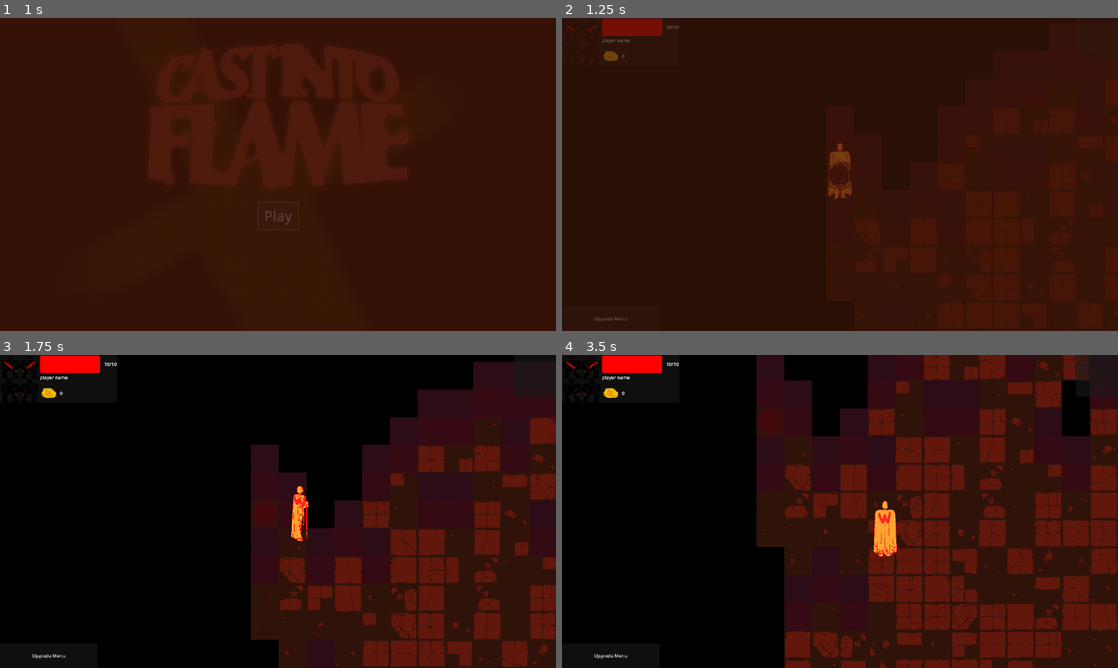
Above: before the commit, frames 1-4 (two rows, left to right).
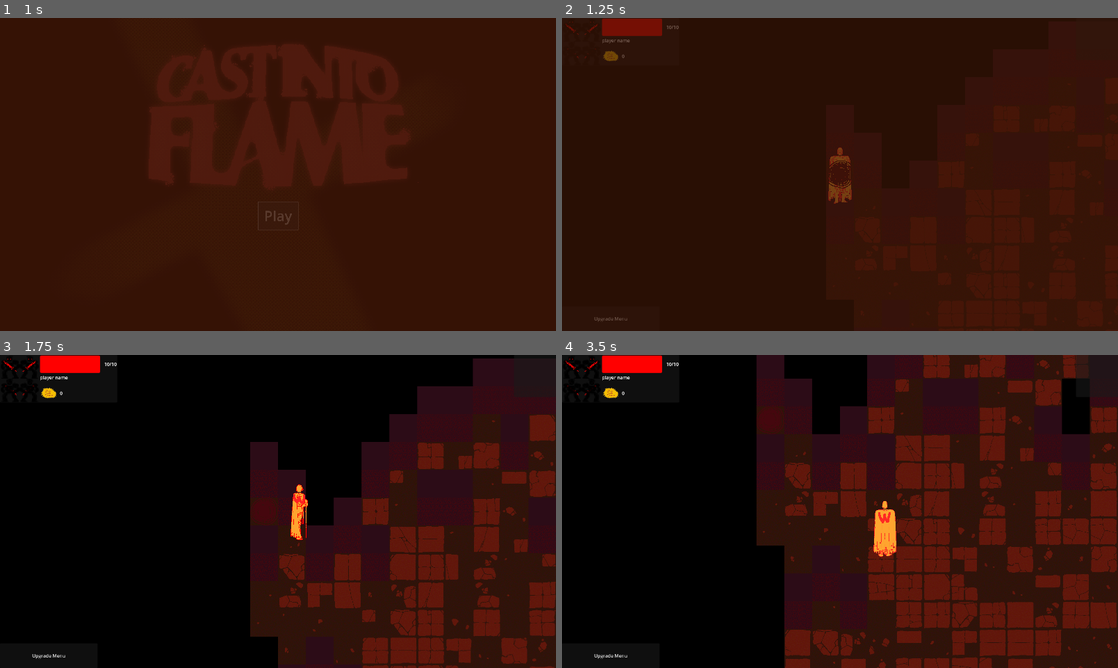
Above: after the commit, the same moments.

Repository: jible/capstone
Game: Godot game, scene res://scenes/testScenes/main_menu.tscn
The game is run twice, just before and just after one commit, with the same random seed, the same clock (stepped at 60 frames per second) and the same inputs. The engine's default icon, where the game draws it, is replaced by a stand-in: a white triangle on a blue panel in a dark square.
Inputs (mouse positions are in pixels of both pictures, inside the frame that each line leads up to):
- Up to frame 1 (1 s): click "Play" at 0.5 s
- Up to frame 2 (1.25 s): no input
- Up to frame 3 (1.75 s): move the mouse to (400, 495) at 1.27 s; hold Right (right) from 1.28 s (still down); hold Space (attack) from 1.28 s (still down)
- Up to frame 4 (3.5 s): move the mouse to (728, 527) at 2.02 s; release Right (right) at 2.03 s; release Space (attack) at 2.03 s; hold Down (down) 2.03-2.78 s; tap Space (attack) at 2.1 s; move the mouse to (895, 442) at 2.77 s; hold Right (right) from 2.78 s (still down); hold Space (attack) from 2.78 s (still down)

Frame 1 is identical in both runs. In frame 2, 0.3% of the frame differs, in the area x 47-53%, y 40-60%; in frame 3, 5.3%; in frame 4, 5.4%, in the area x 35-100%, y 0-100%.

Commit message:
fixed floor tile having collision

Diff:
--- a/tilesets/temp_floor.tres
+++ b/tilesets/temp_floor.tres
@@ -8,7 +8,6 @@
 texture_region_size = Vector2i(120, 120)
 0:0/0 = 0
 1:0/0 = 0
-1:0/0/physics_layer_0/polygon_0/points = PackedVector2Array(-16, -16, -16, 16, 16, 16, 16, -16, -15.125, -16)
 2:0/0 = 0
 3:0/0 = 0
 4:0/0 = 0
